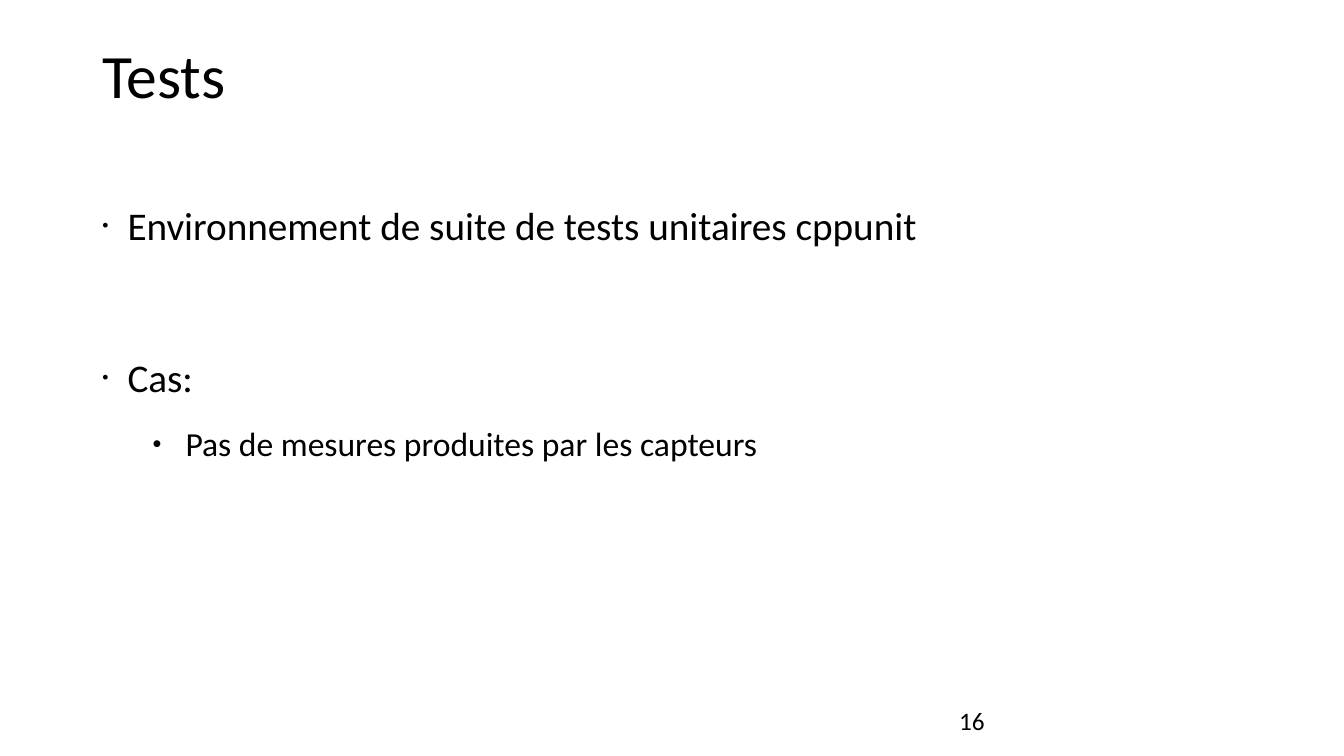
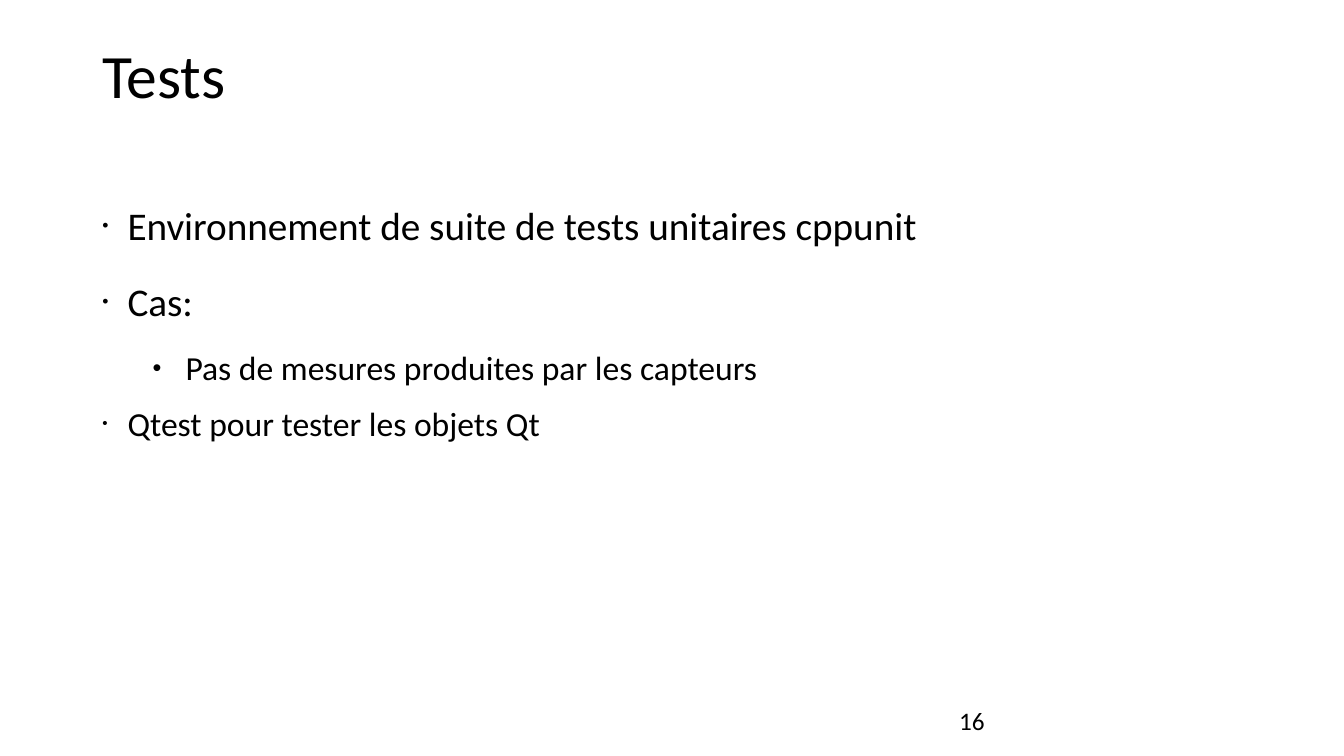
Before and after one commit to jeromelane/WeatherCheckingRpi, a slide deck: slide 16 of weathercheckingrpi/doc/Manuscripts/projet_meteo_JL_KG_18042019v3.odp. Drawn at 1344x756 pixels with LibreOffice and Linux fonts; fonts in the diff are those of the drawing. Boxes give left, top, right and bottom in pixels: in the first picture for what was removed or moved away, otherwise in the second. Text is boxed around its words. In the diff, an @@ line names an element or a change of style, - is before the commit and + after.

Commit message:
add Qt tests + modif pro file

```diff
--- a/weathercheckingrpi/doc/Manuscripts/projet_meteo_JL_KG_18042019v3.odp
+++ b/weathercheckingrpi/doc/Manuscripts/projet_meteo_JL_KG_18042019v3.odp
@@ text at <box>128,412,540,442</box>: paragraph added @@
+• Qtest pour tester les objets Qt
```
Also in this commit, not shown: 4 other slides changed, 33 other files.
